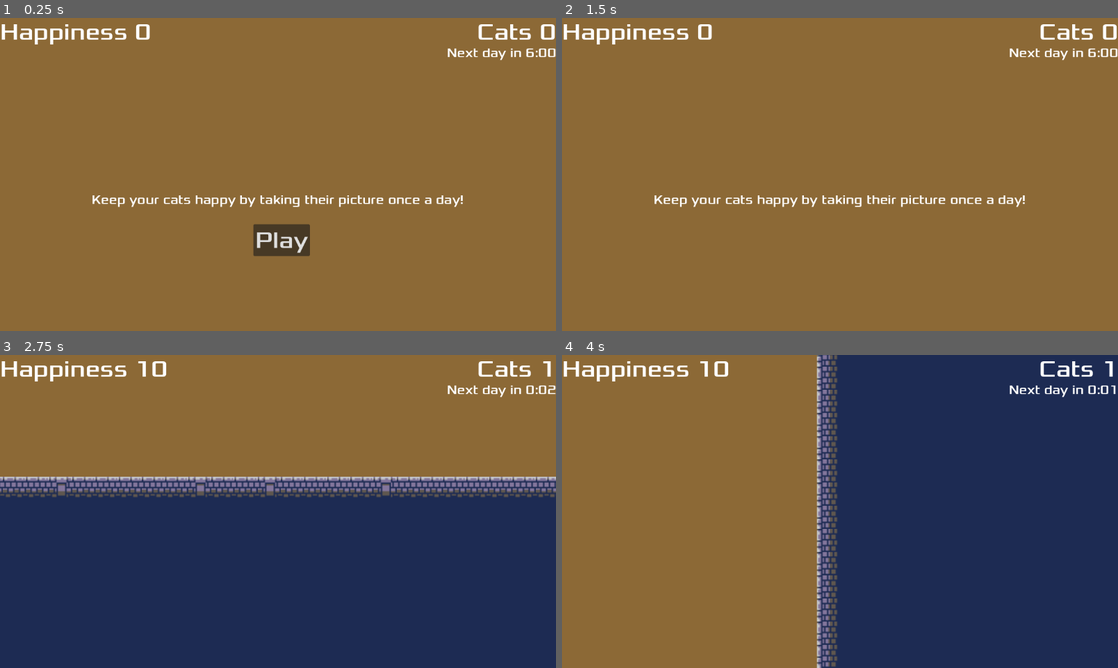
Above: before the commit, frames 1-4 (two rows, left to right).
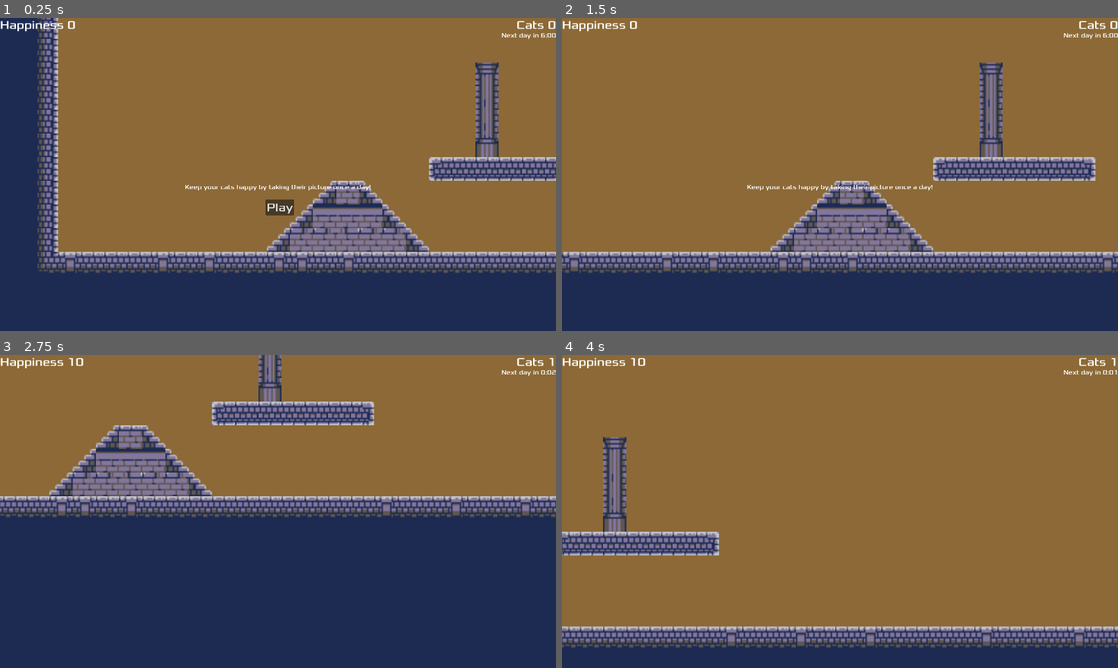
Above: after the commit, the same moments.

Repository: lfatton/UpsiJam22
Game: Godot game, scene res://Main.tscn
The game is run twice, just before and just after one commit, with the same random seed, the same clock (stepped at 60 frames per second) and the same inputs.
Inputs:
- Up to frame 1 (0.25 s): no input
- Up to frame 2 (1.5 s): click "Play" at 0.5 s; tap Enter at 1.25 s; hold D (move_right) from 1.28 s (still down)
- Up to frame 3 (2.75 s): release D (move_right) at 2.03 s; hold S (move_down) from 2.03 s (still down)
- Up to frame 4 (4 s): release S (move_down) at 2.78 s; hold D (move_right) 2.78-3.53 s; hold W (move_up) from 3.53 s (still down)

The runs differ from the first frame. In frame 1, 43% of the frame differs, in the area x 0-100%, y 0-100%; in frame 2, 35%; in frame 3, 17%; in frame 4, 60%.

Commit message:
bigger map

Diff:
--- a/Main.gd
+++ b/Main.gd
@@ -47,8 +47,8 @@
 	cat.position = cat_spawn_location.position
 	add_child(cat)
 	happiness += cat.happiness
-	if(happiness > 10):
-		happiness = -10
+	#if(happiness > 10):
+	#	happiness = -10
 	$Camera/HUD.update_happiness(happiness)
 
 
--- a/Main.tscn
+++ b/Main.tscn
@@ -1,16 +1,16 @@
 [gd_scene load_steps=9 format=3 uid="uid://chebwe76ybfpc"]
 
 [ext_resource type="Script" path="res://Main.gd" id="1_8kdw8"]
-[ext_resource type="PackedScene" path="res://Camera.tscn" id="2_t3e0o"]
+[ext_resource type="PackedScene" uid="uid://c1wweel51262r" path="res://Camera.tscn" id="2_t3e0o"]
 [ext_resource type="PackedScene" uid="uid://bup6fufkddi7v" path="res://scenes/world/world1.tscn" id="3_1nrms"]
 [ext_resource type="PackedScene" uid="uid://m34p2hvudxok" path="res://HUD.tscn" id="3_3fj3k"]
-[ext_resource type="PackedScene" uid="uid://cpkac8ow1w2gv" path="res://scenes/Chat.tscn" id="4_3ofkk"]
+[ext_resource type="PackedScene" uid="uid://gjpgn3u26ki3" path="res://scenes/Chat.tscn" id="4_3ofkk"]
 [ext_resource type="AudioStream" uid="uid://bnp6jn7lk4hte" path="res://assets/sounds/Whimsical Town (Loop).wav" id="6_6sfro"]
 [ext_resource type="AudioStream" uid="uid://c8lgx7pdurb3h" path="res://assets/sounds/failure.wav" id="7_1pvrb"]
 
 [sub_resource type="Curve2D" id="Curve2D_3aiq7"]
 _data = {
-"points": PackedVector2Array(0, 0, 0, 0, 296, 416, 0, 0, 0, 0, 864, 416, 0, 0, 0, 0, 864, 448, 0, 0, 0, 0, 296, 448, 0, 0, 0, 0, 296, 416)
+"points": PackedVector2Array(0, 0, 0, 0, 16, 408, 0, 0, 0, 0, 2264, 408, 0, 0, 0, 0, 2264, 512, 0, 0, 0, 0, 16, 512, 0, 0, 0, 0, 16, 408)
 }
 point_count = 5
 
@@ -27,12 +27,13 @@
 color = Color(0.54902, 0.411765, 0.211765, 1)
 
 [node name="Camera" parent="." instance=ExtResource("2_t3e0o")]
-position = Vector2(578, 473)
+position = Vector2(304, 1168)
 zoom = Vector2(3, 3)
 
 [node name="HUD" parent="Camera" instance=ExtResource("3_3fj3k")]
 
 [node name="TileMap" parent="." instance=ExtResource("3_1nrms")]
+scale = Vector2(2.00241, 2.04326)
 layer_0/tile_data = PackedInt32Array(2555904, 65536, 0, 2621440, 65536, 1, 2555905, 131072, 0, 2621441, 65536, 1, 25559 …(5929 unchanged characters)…
 
 [node name="StartTimer" type="Timer" parent="."]
--- a/project.godot
+++ b/project.godot
@@ -18,6 +18,8 @@
 
 [display]
 
+window/size/viewport_width=2304
+window/size/viewport_height=1296
 window/size/mode=3
 window/stretch/mode="viewport"
 
--- a/scenes/Chat.tscn
+++ b/scenes/Chat.tscn
@@ -1,23 +1,25 @@
-[gd_scene load_steps=9 format=3 uid="uid://cpkac8ow1w2gv"]
+[gd_scene load_steps=9 format=3 uid="uid://gjpgn3u26ki3"]
 
 [ext_resource type="Texture2D" uid="uid://dkar4af6llerx" path="res://assets/sprites/chat/head.png" id="1_0uheg"]
 [ext_resource type="Material" uid="uid://c5aciyvu2mg3j" path="res://materials/Chat.tres" id="1_18252"]
 [ext_resource type="Script" path="res://scripts/Chat.gd" id="1_crp2f"]
-[ext_resource type="PackedScene" uid="uid://fncaisomtnof" path="res://scenes/actions/Move.tscn" id="2_77v3p"]
+[ext_resource type="PackedScene" uid="uid://puyy63hia7p1" path="res://scenes/actions/Move.tscn" id="2_77v3p"]
 [ext_resource type="Texture2D" uid="uid://tbxtl1hht4o1" path="res://assets/sprites/chat/better-body.png" id="2_hysq4"]
 [ext_resource type="Texture2D" uid="uid://ct51b31ofa0aq" path="res://assets/sprites/chat/tail.png" id="3_1crbh"]
 [ext_resource type="PackedScene" uid="uid://dusx2d14ehw6t" path="res://scenes/actions/Idle.tscn" id="3_pvcdq"]
 
 [sub_resource type="RectangleShape2D" id="RectangleShape2D_1sglf"]
-size = Vector2(18, 13.5)
+size = Vector2(18, 16.4167)
 
 [node name="Chat" type="CharacterBody2D" groups=["cats"]]
 material = ExtResource("1_18252")
+scale = Vector2(3, 3)
 script = ExtResource("1_crp2f")
 move_scene = ExtResource("2_77v3p")
 idle_scene = ExtResource("3_pvcdq")
 
 [node name="CollisionShape2D" type="CollisionShape2D" parent="."]
+position = Vector2(0, 1.45833)
 shape = SubResource("RectangleShape2D_1sglf")
 debug_color = Color(1, 0.345098, 0.721569, 0.419608)
 
--- a/scripts/actions/Move.gd
+++ b/scripts/actions/Move.gd
@@ -13,8 +13,8 @@
 
 		get_parent().velocity.x = randf_range(-300, 300)
 		if get_parent().velocity.x < 0:
-			get_parent().scale.y = -1
+			get_parent().scale.y = -1 * abs(get_parent().scale.y)
 			get_parent().rotation = PI
 		else:
-			get_parent().scale.y = 1
+			get_parent().scale.y = 1 * abs(get_parent().scale.y)
 			get_parent().rotation = 0
Not shown: 1 places in scenes/actions/Move.tscn that only renumber resources
